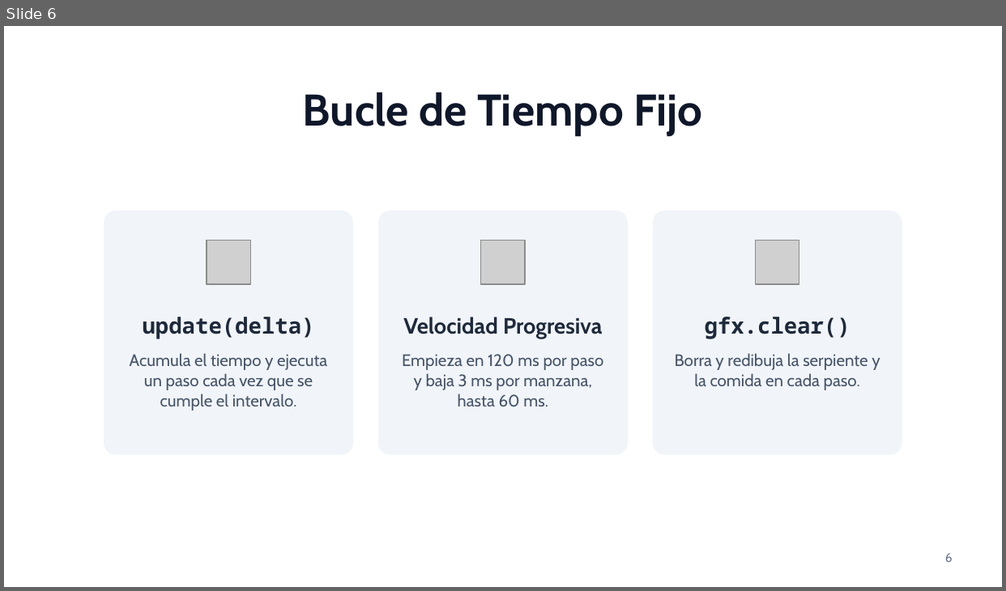
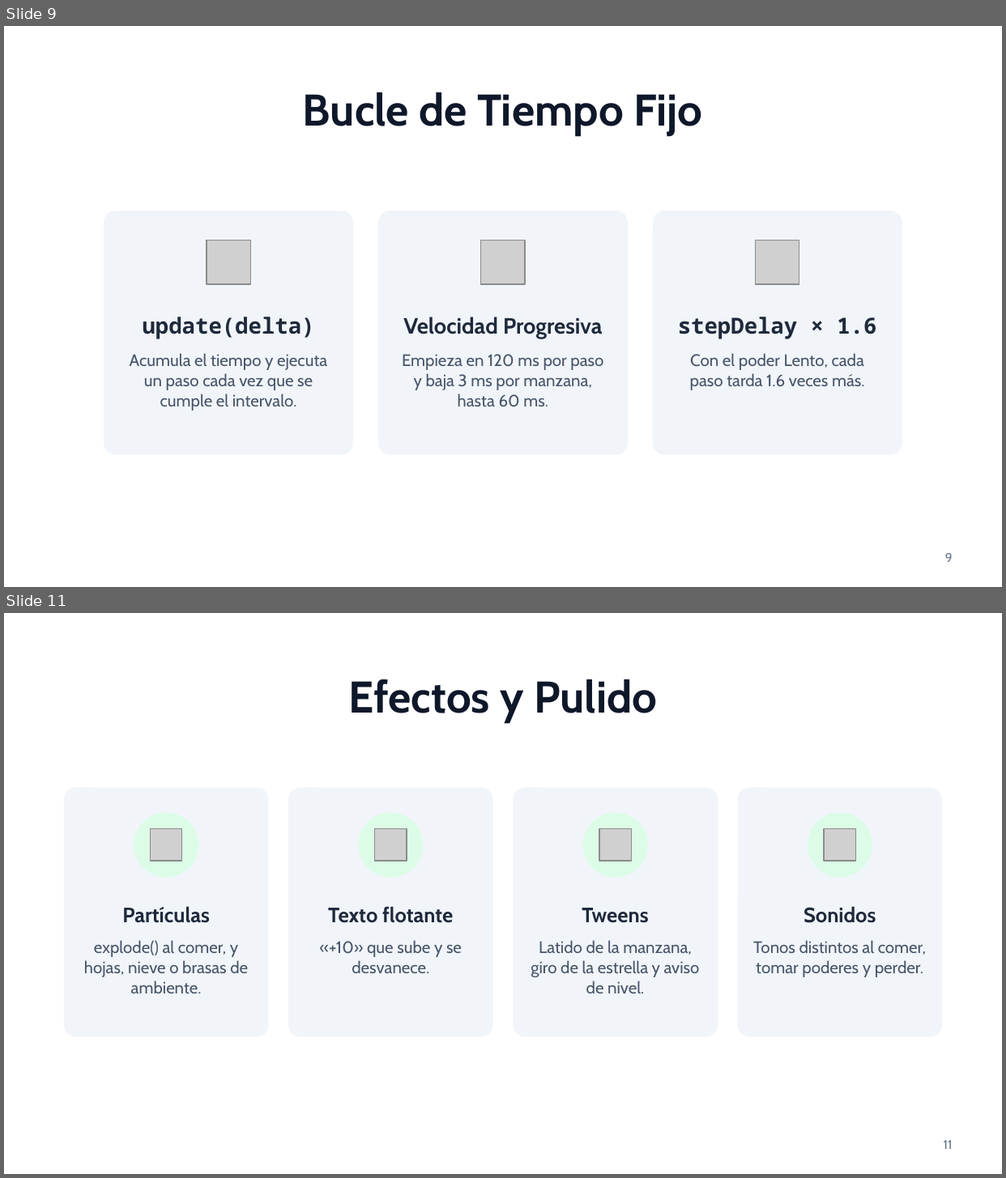
Before and after one commit to 2026B-sof-jueg-gr1/VELASQUEZ-CANDO-CAROL-ABIGAIL-jueg-gr3, a slide deck: Snake/Presentación de Snake.pptx. Shown one above the other, each under a label of ours: slide 6 before the commit, slides 9 and 11 after it; the slides between them are not shown. The pictures are 1006x591 and 1006x1178 pixels, drawn with LibreOffice and Linux fonts; fonts in the diff are those of the drawing; grey boxes stand for pictures. Boxes give left, top, right and bottom in pixels: in the first picture for what was removed or moved away, otherwise in the second. Text is boxed around its words. In the diff, an @@ line names an element or a change of style, - is before the commit and + after.

```diff
--- a/Snake/Presentación de Snake.pptx
+++ b/Snake/Presentación de Snake.pptx
@@ slide 11 added at box(4, 613, 1002, 1174), background #FFFFFF @@
@@ title added at box(348, 679, 657, 723), 32 pt, text #0F172A, bold @@
+Efectos y Pulido
@@ rounded rectangle added at box(64, 788, 268, 1037), fill #F1F5F9 @@
@@ rounded rectangle added at box(288, 788, 493, 1037), fill #F1F5F9 @@
@@ rounded rectangle added at box(513, 788, 718, 1037), fill #F1F5F9 @@
@@ rounded rectangle added at box(738, 788, 942, 1037), fill #F1F5F9 @@
@@ ellipse added at box(134, 812, 198, 877), fill #DCFCE7 @@
@@ picture added at box(151, 829, 183, 862) @@
@@ ellipse added at box(358, 812, 423, 877), fill #DCFCE7 @@
@@ picture added at box(374, 829, 406, 862) @@
@@ ellipse added at box(583, 812, 648, 877), fill #DCFCE7 @@
@@ picture added at box(599, 829, 631, 862) @@
@@ ellipse added at box(808, 812, 872, 877), fill #DCFCE7 @@
@@ picture added at box(823, 829, 855, 862) @@
@@ text added at box(122, 906, 209, 923), 15 pt, text #1E293B, bold @@
+Partículas
@@ text added at box(328, 906, 453, 923), 15 pt, text #1E293B, bold @@
+Texto flotante
@@ text added at box(582, 908, 648, 923), 15 pt, text #1E293B, bold @@
+Tweens
@@ text added at box(803, 906, 876, 923), 15 pt, text #1E293B, bold @@
+Sonidos
@@ text added at box(84, 940, 248, 994), 12 pt, text #475569 @@
+explode() al comer, y hojas, nieve o brasas de ambiente.
@@ text added at box(320, 940, 462, 973), 12 pt, text #475569 @@
+«+10» que sube y se desvanece.
@@ text added at box(530, 940, 700, 994), 12 pt, text #475569 @@
+Latido de la manzana, giro de la estrella y aviso de nivel.
@@ text added at box(753, 940, 926, 977), 12 pt, text #475569 @@
+Tonos distintos al comer, tomar poderes y perder.
@@ page number added at box(944, 1140, 953, 1149), 9 pt, text #64748B @@
+11
@@ what was slide 6 is now slide 9 @@
@@ slide 9 changed as well @@
@@ text at box(678, 317, 876, 339): text changed @@
-gfx.clear()
+stepDelay × 1.6
@@ text at box(690, 353, 864, 390): text changed @@
-Borra y redibuja la serpiente y la comida en cada paso.
+Con el poder Lento, cada paso tarda 1.6 veces más.
@@ page number at box(945, 553, 953, 562): text changed @@
-6
+9
```
Also in this commit, not shown: 6 other slides changed, 5 other slides added, 2 slides removed, 1 other file.
